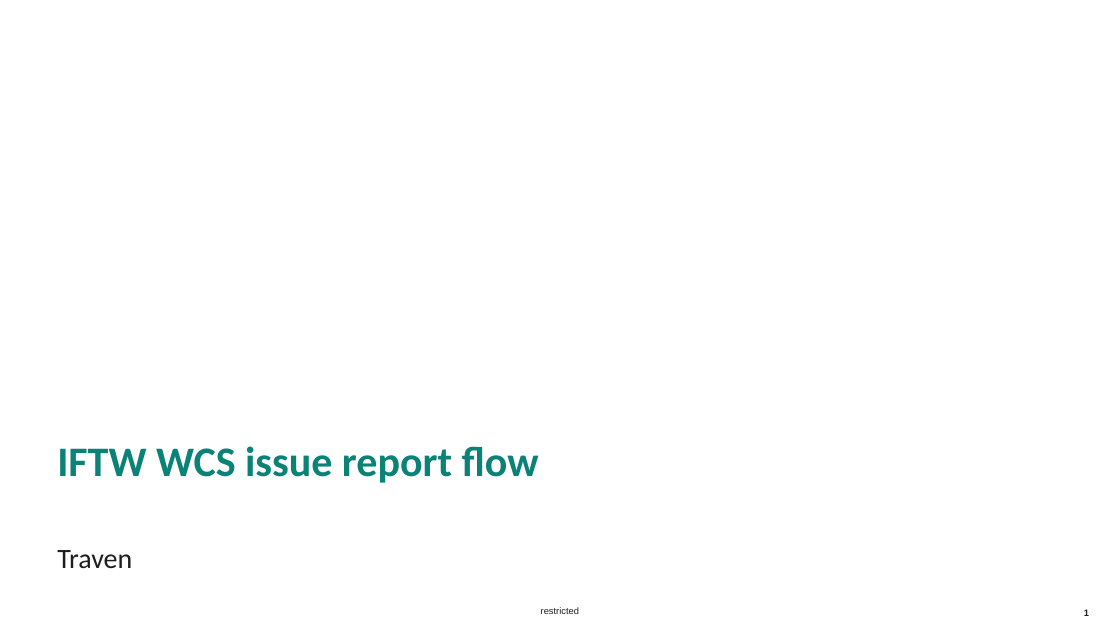
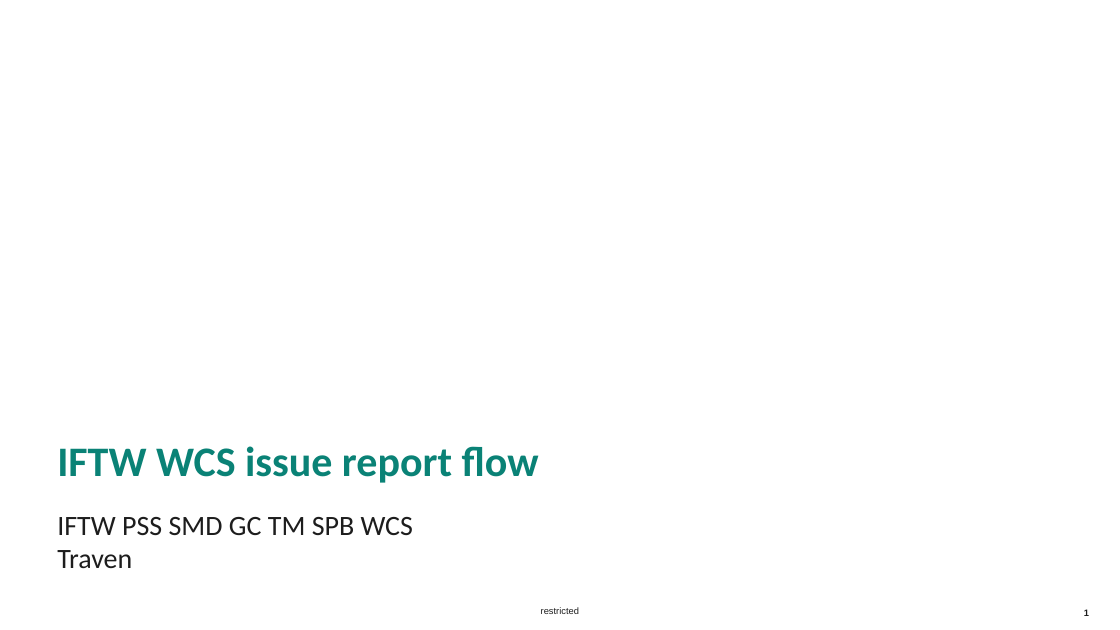
Before and after one commit to IFTWTraven/py_automation_saleae, a slide deck: slide 1 of docs/IFX MSD cases.pptx. Drawn at 1120x630 pixels with LibreOffice and Linux fonts; fonts in the diff are those of the drawing; background and template pictures are left out. Boxes give left, top, right and bottom in pixels: in the first picture for what was removed or moved away, otherwise in the second. Text is boxed around its words. In the diff, an @@ line names an element or a change of style, - is before the commit and + after.

```diff
--- a/docs/IFX MSD cases.pptx
+++ b/docs/IFX MSD cases.pptx
@@ subtitle at [57,517,413,535]: paragraph added @@
+IFTW PSS SMD GC TM SPB WCS
```
Also in this commit, not shown: 17 other slides changed, 2 slides added, 1 slide removed, 14 other files.
